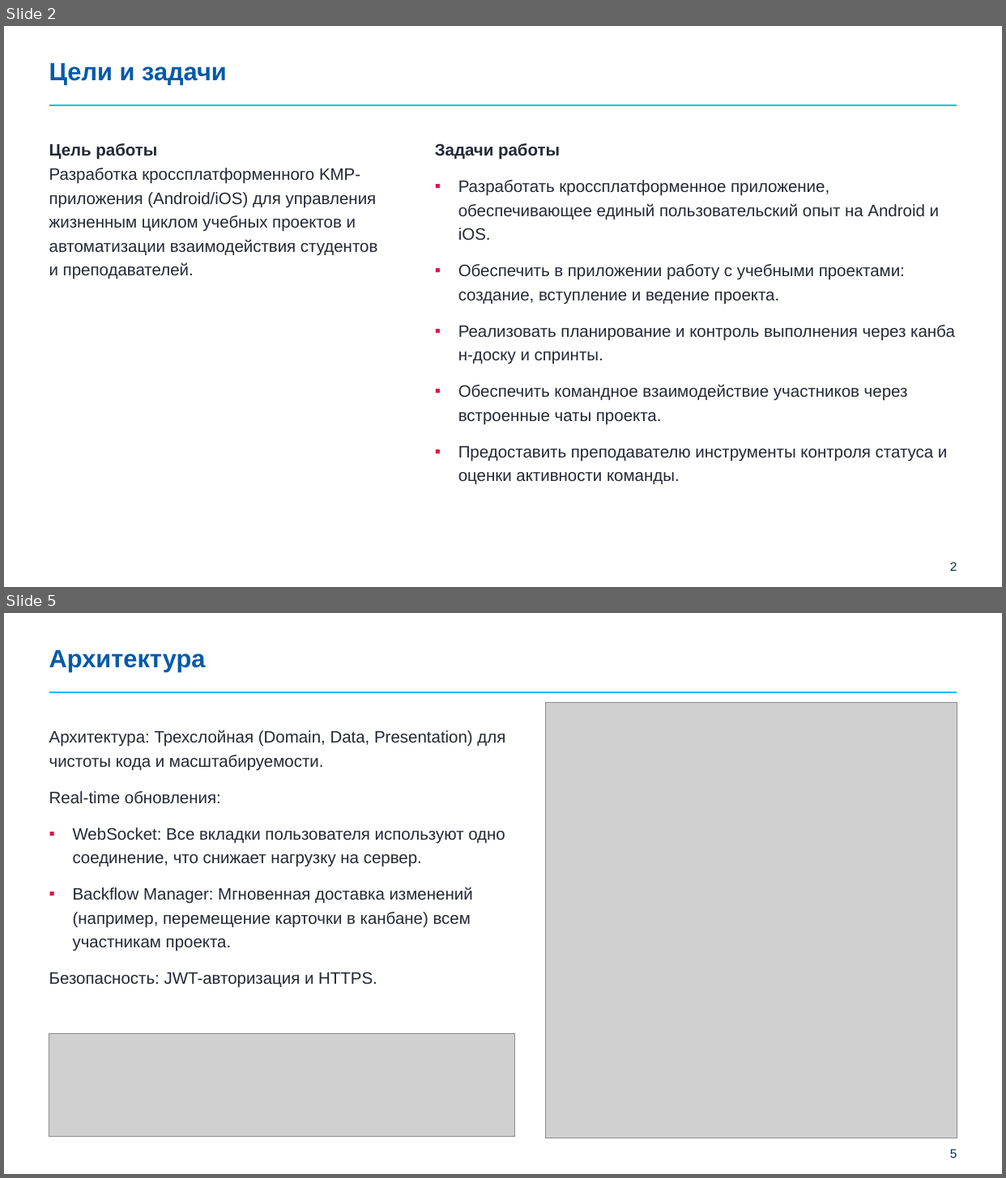
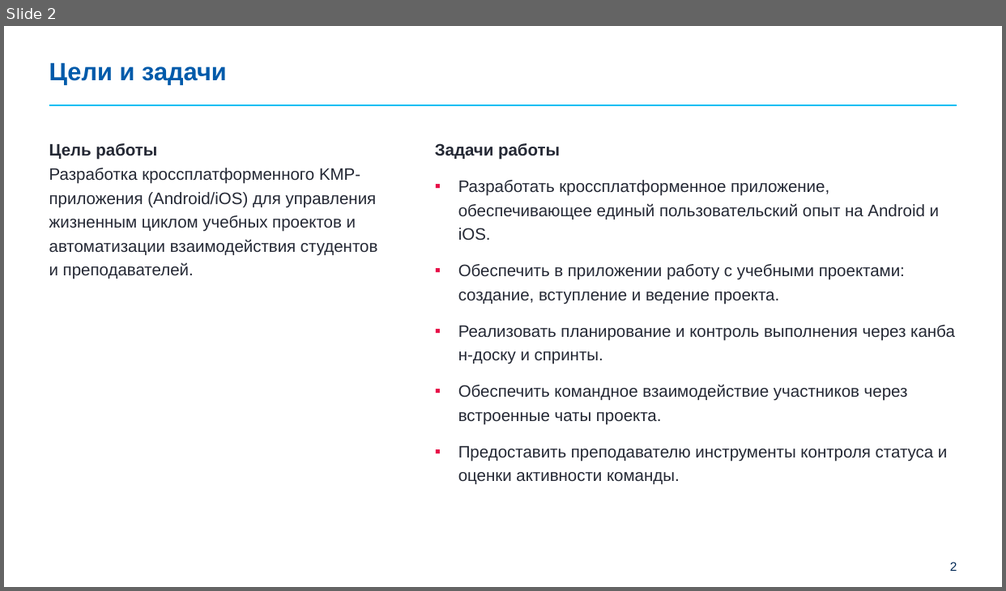
Before and after one commit to Kaelesty/Madprojects, a slide deck: docs/Бунделев_Prez.pptx. Shown one above the other, each under a label of ours: slides 2 and 5 before the commit, slide 2 after it; the slides between them are not shown. The pictures are 1006x1178 and 1006x591 pixels, drawn with LibreOffice and Linux fonts; fonts in the diff are those of the drawing; grey boxes stand for pictures; background and template pictures are left out. Boxes give left, top, right and bottom in pixels: in the first picture for what was removed or moved away, otherwise in the second. Text is boxed around its words. In the diff, an @@ line names an element or a change of style, - is before the commit and + after.

```diff
--- a/docs/Бунделев_Prez.pptx
+++ b/docs/Бунделев_Prez.pptx
@@ slide 5 removed at (4,613,1002,1174), background #FFFFFF; not listed: 2 template elements that a slide beside it also shows @@
@@ title removed at (49,649,206,672) @@
-Архитектура
@@ picture removed at (546,702,957,1139) @@
@@ text removed at (49,730,505,988) @@
-          Архитектура: Трехслойная (Domain, Data, Presentation) для чистоты кода и масштабируемости.
-          Real-time обновления:
-          ▪ WebSocket: Все вкладки пользователя используют одно соединение, что снижает нагрузку на сервер.
-          ▪ Backflow Manager: Мгновенная доставка изменений (например, перемещение карточки в канбане) всем участникам проекта.
-          Безопасность: JWT-авторизация и HTTPS.
@@ picture removed at (49,1034,514,1138) @@
```
Also in this commit, not shown: 1 slide added, 3 other slides removed, 6 other files.
